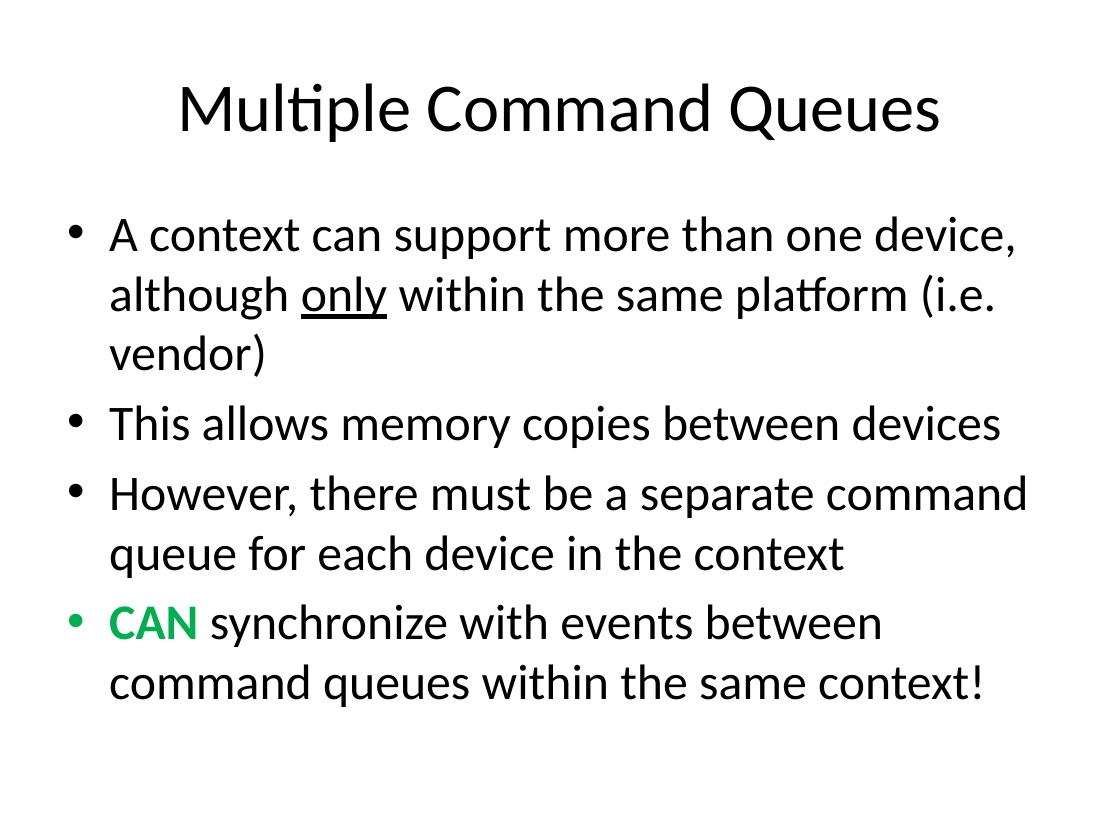
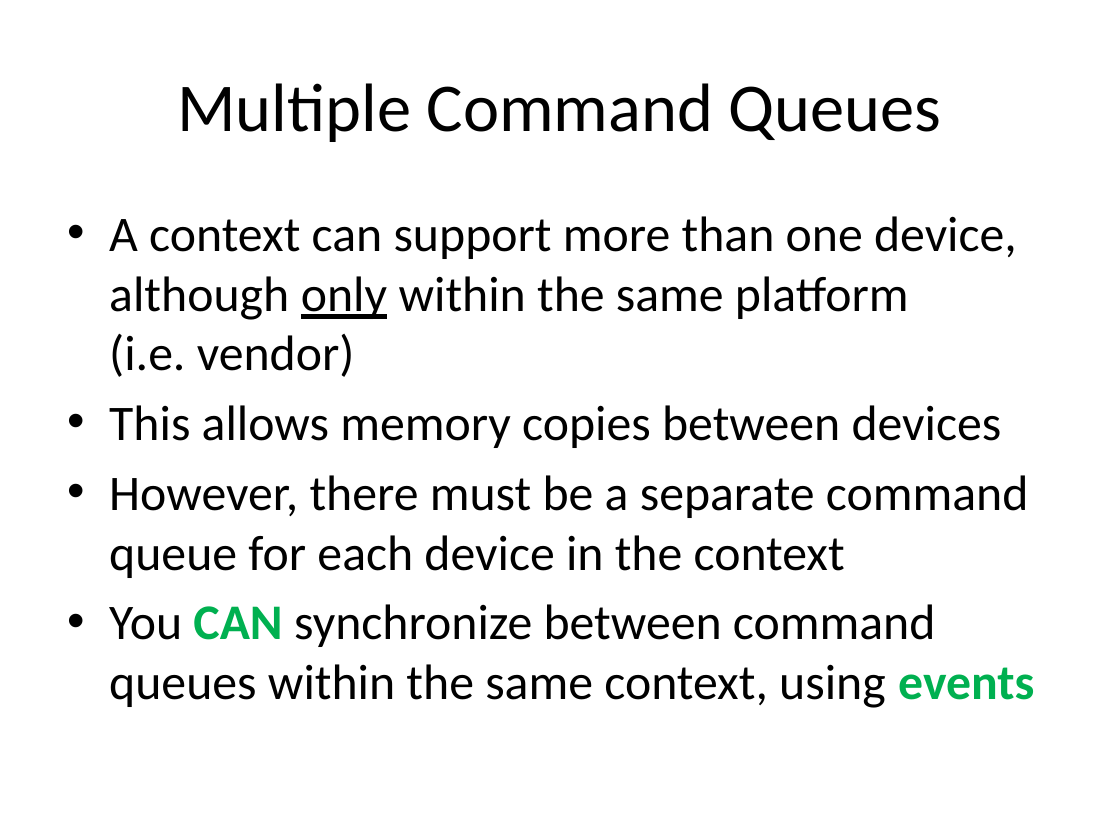
Before and after one commit to UoB-HPC/opencl-training-code, a slide deck: slide 8 of slides/advanced_part1.pptx. Drawn at 1120x840 pixels with LibreOffice and Linux fonts; fonts in the diff are those of the drawing. Boxes give left, top, right and bottom in pixels: in the first picture for what was removed or moved away, otherwise in the second. Text is boxed around its words. In the diff, an @@ line names an element or a change of style, - is before the commit and + after.

```diff
--- a/slides/advanced_part1.pptx
+++ b/slides/advanced_part1.pptx
@@ text at box(109, 604, 1034, 708): text changed @@
-• CAN synchronize with events between command queues within the same context!
+• You CAN synchronize between command queues within the same context, using events
```
Also in this commit, not shown: 5 other slides changed.
